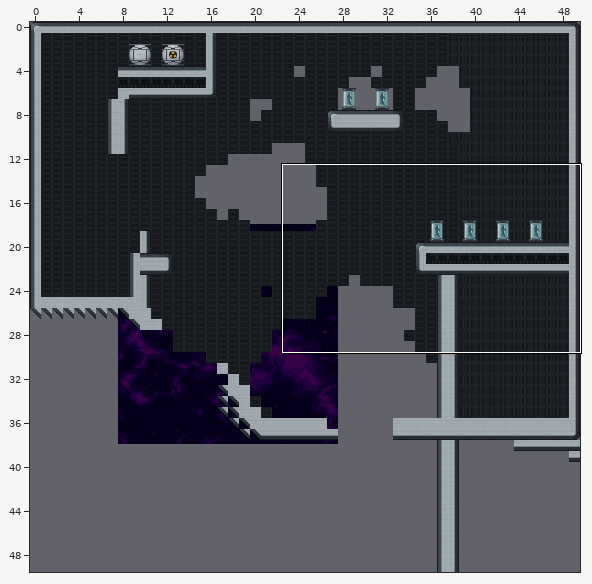
A Tiled map (JSON) gets an edit: core/assets/levels/level_4/level_1.tmj. The picture above shows the old version from afar; the outline marks the close-up.
Close-up. Earlier state:
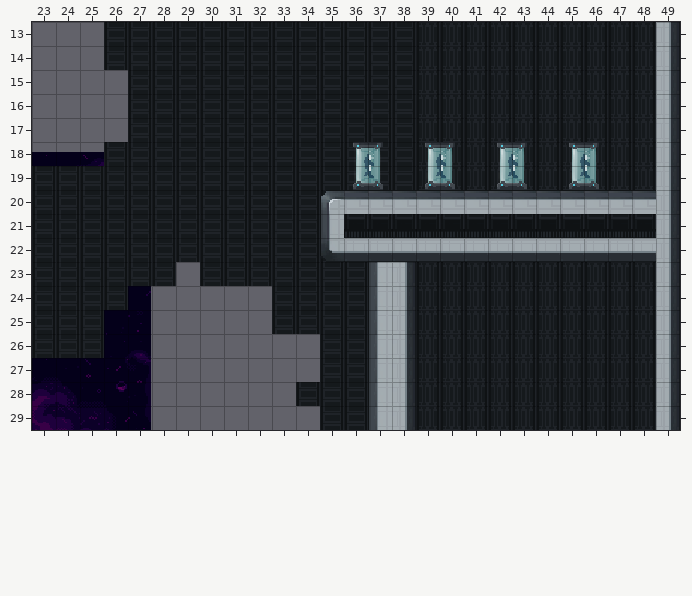
Cells are 16x16 px. Shown: x 23..49, y 13..29. The commit also changed other parts of the map, which this record leaves out.
The result:
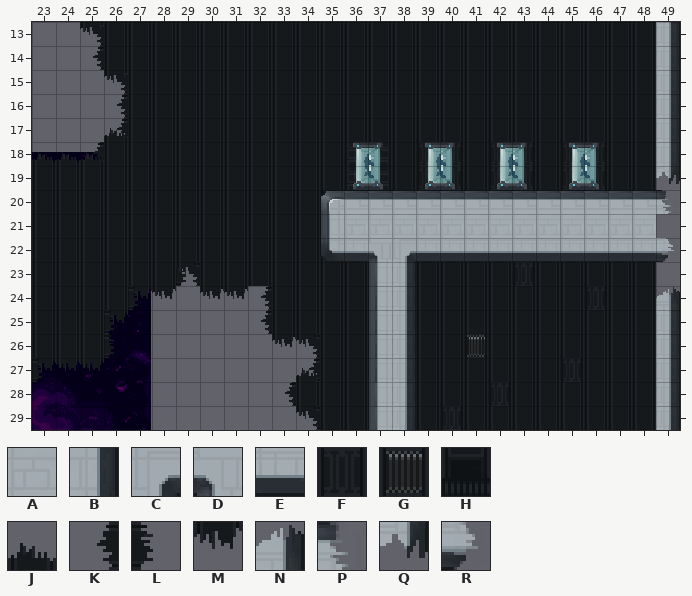
Key: from "space-tiles": A 18, B 19, C 28, D 30, E 34, F 81 "Background", G 96 "Background", H 98 "Background", J 135 "Background", K 150 "Background", L 152 "Background", M 167 "Background", N 171, P 172, Q 203, R 204.
_ is an empty cell.
Tiles replaced or removed in this view: B, E, F, H.
Tiles of an added or newly shown layer are drawn over the layers below it.
See-through tiles are keyed as they look on the map.
Difference:
Changed rows in their new state; . is an unchanged cell.
Layer "Tile Layer 4" (added):
first column x 29:
23 L
Layer "Tile Layer 3" (added):
first column x 25:
13 K.
15 .K
17 .K
18 K.
first column x 23:
23 ......M.....
24 ....M.......
25 ...M........
26 ...........M
27 M..........J
29 ...........M
Layer "Tile Layer 2":
first column x 23:
13 ..M.
14 ..K.
15 ...M
16 ...K
17 ...J
18 JJJ.
first column x 23:
23 ......K............
24 ....LM.MMK.........
25 ...L.....K.........
26 ...L......MK......G
27 LMM........K.......
28 ..........K........
29 ...........K.......
Layer "Tile Layer 1":
first column x 36:
19 .............Q
20 .............P
21 AAAAAAAAAAAAA_
22 .DC..........R
23 ............._
24 .............N
26 ....._........
Pixel boxes of the changes (left, top, right, bottom) in both close-ups:
added: (32, 22, 128, 166)
changed: (344, 166, 680, 310)
added: (32, 262, 320, 430)
changed: (467, 335, 485, 357)
